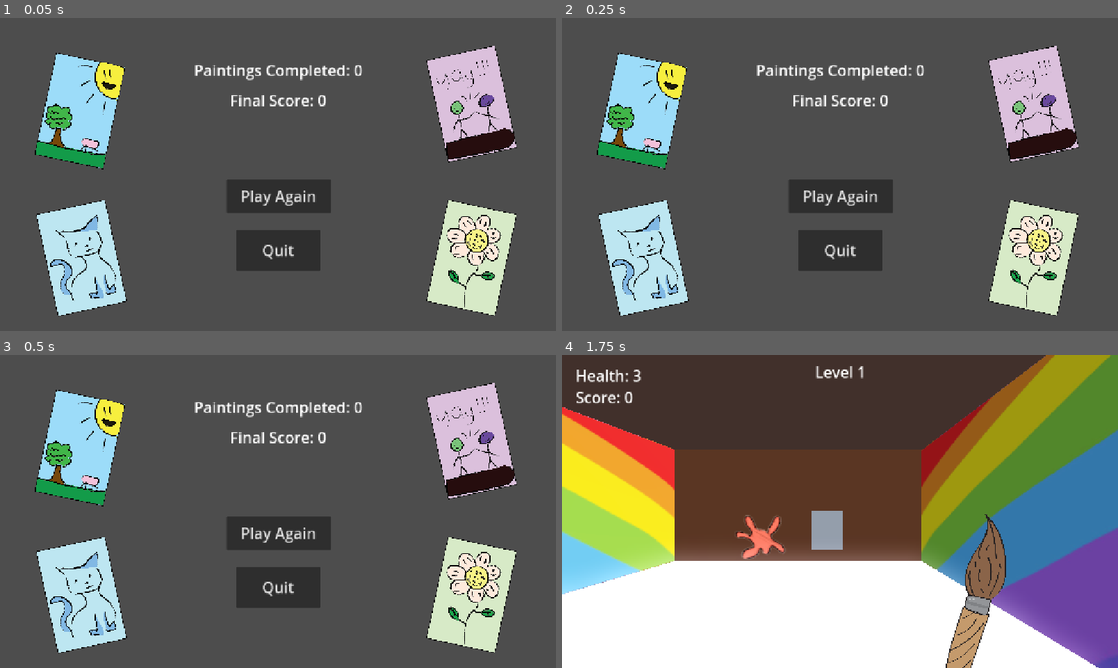
Above: before the commit, frames 1-4 (two rows, left to right).
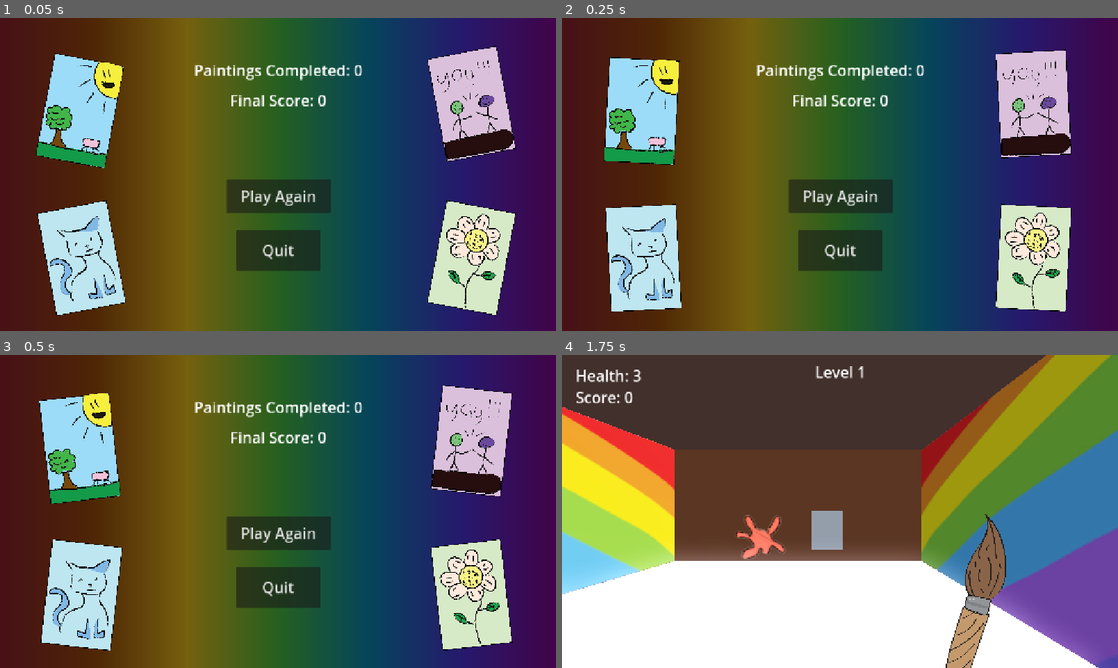
Above: after the commit, the same moments.

Repository: Ava-TU/ShooterGame_Assignment
Game: Godot game, scene res://Scenes/game_over.tscn
Two runs of this game, one before a commit and one after it. Both use one fixed random seed, a clock stepped at 60 frames per second and the inputs below. This scene is started directly instead of the project's main scene.
Inputs (mouse positions are in pixels of both pictures, inside the frame that each line leads up to):
- Up to frame 1 (0.05 s): no input
- Up to frame 2 (0.25 s): no input
- Up to frame 3 (0.5 s): no input
- Up to frame 4 (1.75 s): click "Play Again" at 0.5 s; tap Enter (ui_accept) at 1.25, 1.52 s; move the mouse to (962, 495) at 1.27 s; hold D (right) from 1.28 s (still down); click (962, 495) at 1.35 s

The runs differ from the first frame. In frame 1, 81% of the frame differs, in the area x 0-100%, y 0-100%; in frame 2, 83%; in frame 3, 85%; in frame 4, nothing differs.

Commit message:
Made paintings rotate around in game over scene

Diff:
--- a/shooter_assignment/Scenes/Level.tscn
+++ b/shooter_assignment/Scenes/Level.tscn
@@ -5,7 +5,7 @@
 [ext_resource type="Script" uid="uid://dsir5hxykiykw" path="res://Scripts/level.gd" id="1_vsvp5"]
 [ext_resource type="Texture2D" uid="uid://23sevxntbggi" path="res://Sprites/PaintbrushFrameOne.png" id="2_b10nm"]
 [ext_resource type="PackedScene" uid="uid://1hqernw13xk1" path="res://Modules/canvas1.tscn" id="2_tj5wv"]
-[ext_resource type="Script" uid="uid://ck40pt3ragnx6" path="res://Scenes/paintbrush_anim.gd" id="3_fhlu0"]
+[ext_resource type="Script" uid="uid://ck40pt3ragnx6" path="res://Scripts/paintbrush_anim.gd" id="3_fhlu0"]
 [ext_resource type="PackedScene" uid="uid://b0u8o58y6hb3a" path="res://Modules/canvas2.tscn" id="3_ienac"]
 [ext_resource type="PackedScene" uid="uid://dpjgjcup7kugf" path="res://Modules/canvas3.tscn" id="4_5rrr5"]
 [ext_resource type="PackedScene" uid="uid://c4euft6u77gs7" path="res://Modules/canvas4.tscn" id="5_or7tv"]
@@ -14,6 +14,22 @@
 [ext_resource type="AudioStream" uid="uid://3yp78dvtl3db" path="res://Sounds/Mozart's The Magic Flute (Overture), K. 620 - WOLFGANG AMADEUS MOZART #music #classical.mp3" id="9_esopp"]
 [ext_resource type="AudioStream" uid="uid://rmyqq8qtj6l1" path="res://Sounds/PaintSplat.wav" id="10_133si"]
 [ext_resource type="AudioStream" uid="uid://pbjplvqg75sx" path="res://Sounds/OuchThree.wav" id="11_bktio"]
+
+[sub_resource type="Animation" id="Animation_nrlyp"]
+resource_name = "PaintbrushClick"
+length = 0.2
+tracks/0/type = "value"
+tracks/0/imported = false
+tracks/0/enabled = true
+tracks/0/path = NodePath("PaintbrushOne:rotation")
+tracks/0/interp = 1
+tracks/0/loop_wrap = true
+tracks/0/keys = {
+"times": PackedFloat32Array(0, 0.1, 0.2),
+"transitions": PackedFloat32Array(1, 1, 1),
+"update": 0,
+"values": [0.0, -0.865329, 0.0]
+}
 
 [sub_resource type="Animation" id="Animation_fhlu0"]
 resource_name = "PaintbrushIdle"
@@ -58,22 +74,6 @@
 "values": [0.0]
 }
 
-[sub_resource type="Animation" id="Animation_nrlyp"]
-resource_name = "PaintbrushClick"
-length = 0.2
-tracks/0/type = "value"
-tracks/0/imported = false
-tracks/0/enabled = true
-tracks/0/path = NodePath("PaintbrushOne:rotation")
-tracks/0/interp = 1
-tracks/0/loop_wrap = true
-tracks/0/keys = {
-"times": PackedFloat32Array(0, 0.1, 0.2),
-"transitions": PackedFloat32Array(1, 1, 1),
-"update": 0,
-"values": [0.0, -0.865329, 0.0]
-}
-
 [sub_resource type="AnimationLibrary" id="AnimationLibrary_bktio"]
 _data = {
 &"PaintbrushClick": SubResource("Animation_nrlyp"),
--- a/shooter_assignment/Scenes/game_over.tscn
+++ b/shooter_assignment/Scenes/game_over.tscn
@@ -7,9 +7,134 @@
 [ext_resource type="Texture2D" uid="uid://b4sdjtivist5l" path="res://Sprites/FlowerPainting.png" id="5_j3ryr"]
 [ext_resource type="Texture2D" uid="uid://cl4hbp475d1yk" path="res://Sprites/ParkPainting.png" id="5_rjluv"]
 [ext_resource type="Texture2D" uid="uid://jnlji6ickl2b" path="res://Sprites/FriendshipPainting.png" id="6_j3ryr"]
+[ext_resource type="Script" uid="uid://dbyltyme2je32" path="res://Scripts/EndScreenAnims.gd" id="8_gjtdd"]
+
+[sub_resource type="Gradient" id="Gradient_rjluv"]
+offsets = PackedFloat32Array(0, 0.166667, 0.333333, 0.5, 0.666667, 0.833333, 1)
+colors = PackedColorArray(0.281141, 0.0703035, 0.087447, 1, 0.30891, 0.15223, 0.0212992, 1, 0.461962, 0.37731, 0.0570998, 1, 0.147086, 0.379685, 0.123014, 1, 0.0214381, 0.269401, 0.360489, 1, 0.150486, 0.100747, 0.427847, 1, 0.253883, 0.0196704, 0.29292, 1)
+metadata/_snap_enabled = true
+metadata/_snap_count = 6
+
+[sub_resource type="GradientTexture2D" id="GradientTexture2D_gjtdd"]
+gradient = SubResource("Gradient_rjluv")
+
+[sub_resource type="Animation" id="Animation_rjluv"]
+resource_name = "Paintings dance"
+loop_mode = 1
+tracks/0/type = "value"
+tracks/0/imported = false
+tracks/0/enabled = true
+tracks/0/path = NodePath("CatPainting:rotation")
+tracks/0/interp = 1
+tracks/0/loop_wrap = true
+tracks/0/keys = {
+"times": PackedFloat32Array(0, 0.5, 1),
+"transitions": PackedFloat32Array(1, 1, 1),
+"update": 0,
+"values": [-0.212046, 0.211185, -0.212046]
+}
+tracks/1/type = "value"
+tracks/1/imported = false
+tracks/1/enabled = true
+tracks/1/path = NodePath("park:rotation")
+tracks/1/interp = 1
+tracks/1/loop_wrap = true
+tracks/1/keys = {
+"times": PackedFloat32Array(0, 0.5, 1),
+"transitions": PackedFloat32Array(1, 1, 1),
+"update": 0,
+"values": [0.211185, -0.211185, 0.211185]
+}
+tracks/2/type = "value"
+tracks/2/imported = false
+tracks/2/enabled = true
+tracks/2/path = NodePath("flower:rotation")
+tracks/2/interp = 1
+tracks/2/loop_wrap = true
+tracks/2/keys = {
+"times": PackedFloat32Array(0, 0.5, 1),
+"transitions": PackedFloat32Array(1, 1, 1),
+"update": 0,
+"values": [0.211185, -0.211185, 0.211185]
+}
+tracks/3/type = "value"
+tracks/3/imported = false
+tracks/3/enabled = true
+tracks/3/path = NodePath("yay:rotation")
+tracks/3/interp = 1
+tracks/3/loop_wrap = true
+tracks/3/keys = {
+"times": PackedFloat32Array(0, 0.5, 1),
+"transitions": PackedFloat32Array(1, 1, 1),
+"update": 0,
+"values": [-0.211185, 0.211185, -0.211185]
+}
+
+[sub_resource type="Animation" id="Animation_gjtdd"]
+length = 0.001
+tracks/0/type = "value"
+tracks/0/imported = false
+tracks/0/enabled = true
+tracks/0/path = NodePath("CatPainting:rotation")
+tracks/0/interp = 1
+tracks/0/loop_wrap = true
+tracks/0/keys = {
+"times": PackedFloat32Array(0),
+"transitions": PackedFloat32Array(1),
+"update": 0,
+"values": [-0.212046]
+}
+tracks/1/type = "value"
+tracks/1/imported = false
+tracks/1/enabled = true
+tracks/1/path = NodePath("park:rotation")
+tracks/1/interp = 1
+tracks/1/loop_wrap = true
+tracks/1/keys = {
+"times": PackedFloat32Array(0),
+"transitions": PackedFloat32Array(1),
+"update": 0,
+"values": [0.211185]
+}
+tracks/2/type = "value"
+tracks/2/imported = false
+tracks/2/enabled = true
+tracks/2/path = NodePath("flower:rotation")
+tracks/2/interp = 1
+tracks/2/loop_wrap = true
+tracks/2/keys = {
+"times": PackedFloat32Array(0),
+"transitions": PackedFloat32Array(1),
+"update": 0,
+"values": [0.211185]
+}
+tracks/3/type = "value"
+tracks/3/imported = false
+tracks/3/enabled = true
+tracks/3/path = NodePath("yay:rotation")
+tracks/3/interp = 1
+tracks/3/loop_wrap = true
+tracks/3/keys = {
+"times": PackedFloat32Array(0),
+"transitions": PackedFloat32Array(1),
+"update": 0,
+"values": [-0.211185]
+}
+
+[sub_resource type="AnimationLibrary" id="AnimationLibrary_uylih"]
+_data = {
+&"Paintings dance": SubResource("Animation_rjluv"),
+&"RESET": SubResource("Animation_gjtdd")
+}
 
 [node name="GameOver" type="CanvasLayer"]
 script = ExtResource("1_ojehl")
+
+[node name="TextureRect" type="TextureRect" parent="."]
+offset_right = 64.0
+offset_bottom = 64.0
+scale = Vector2(19.9937, 11.2305)
+texture = SubResource("GradientTexture2D_gjtdd")
 
 [node name="PlayAgain" type="Button" parent="."]
 anchors_preset = 8
@@ -98,5 +223,12 @@
 scale = Vector2(0.154, 0.154)
 texture = ExtResource("6_j3ryr")
 
+[node name="AnimationPlayer" type="AnimationPlayer" parent="."]
+libraries = {
+&"": SubResource("AnimationLibrary_uylih")
+}
+speed_scale = 0.8
+script = ExtResource("8_gjtdd")
+
 [connection signal="pressed" from="PlayAgain" to="." method="_on_play_again_pressed"]
 [connection signal="pressed" from="Quit" to="." method="_on_quit_pressed"]
--- a/shooter_assignment/Scenes/startScreen.tscn
+++ b/shooter_assignment/Scenes/startScreen.tscn
@@ -1,6 +1,6 @@
 [gd_scene load_steps=2 format=3 uid="uid://bnmrft32mxego"]
 
-[ext_resource type="Script" uid="uid://cn18o6lihb01" path="res://Scenes/start_screen.gd" id="1_c1in8"]
+[ext_resource type="Script" uid="uid://cn18o6lihb01" path="res://Scripts/start_screen.gd" id="1_c1in8"]
 
 [node name="CanvasLayer" type="CanvasLayer"]
 script = ExtResource("1_c1in8")
--- /dev/null
+++ b/shooter_assignment/Scripts/EndScreenAnims.gd
@@ -0,0 +1,6 @@
+extends AnimationPlayer
+
+
+# Called when the node enters the scene tree for the first time.
+func _ready() -> void:
+	play("Paintings dance")
--- a/shooter_assignment/Scenes/paintbrush_anim.gd
+++ b/shooter_assignment/Scripts/paintbrush_anim.gd
@@ -4,7 +4,7 @@
 # Called when the node enters the scene tree for the first time.
 func _ready() -> void:
 	speed_scale = 0.5
-	#play("PaintbrushIdle")
+
 func _process(_delta: float) -> void:
 	if (Input.is_action_just_pressed("shoot")):
 		play("PaintbrushClick")
Not shown: 1 places in shooter_assignment/Scenes/game_over.tscn that only renumber resources
Not shown, added: shooter_assignment/Scripts/EndScreenAnims.gd.uid
Renamed: shooter_assignment/Scenes/paintbrush_anim.gd.uid -> shooter_assignment/Scripts/paintbrush_anim.gd.uid
Renamed: shooter_assignment/Scenes/start_screen.gd -> shooter_assignment/Scripts/start_screen.gd
Renamed: shooter_assignment/Scenes/start_screen.gd.uid -> shooter_assignment/Scripts/start_screen.gd.uid
